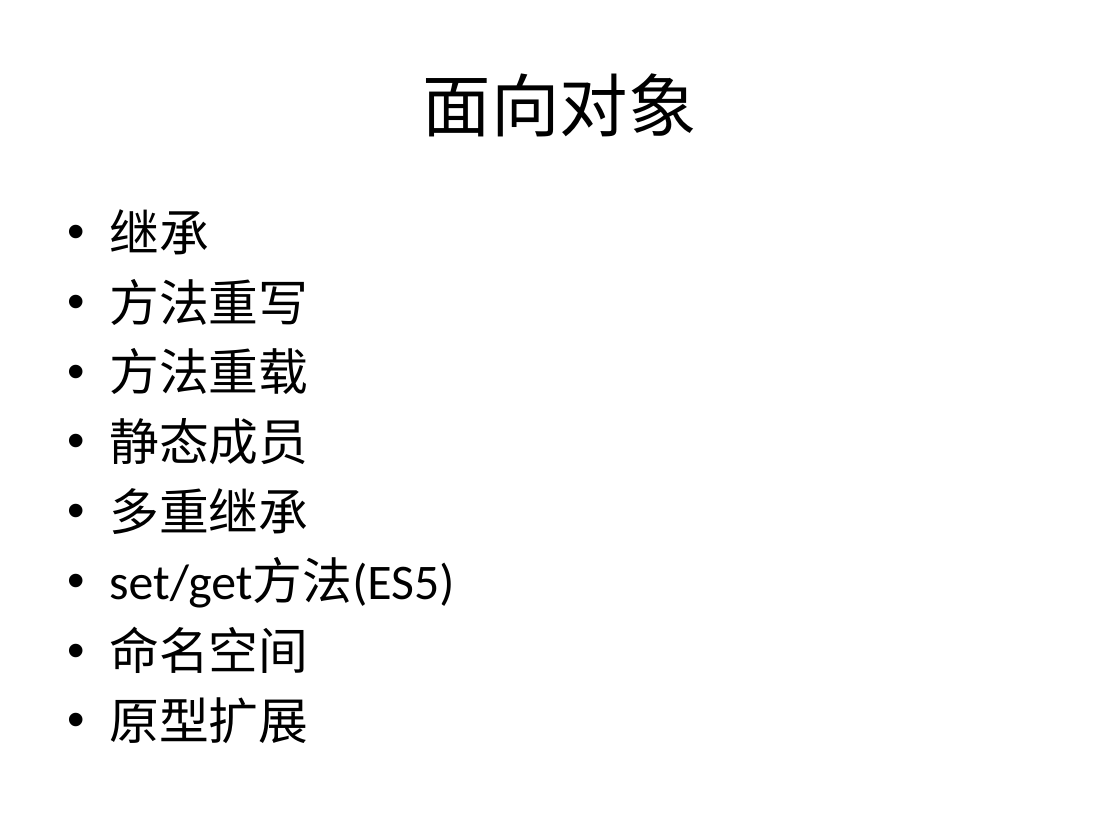
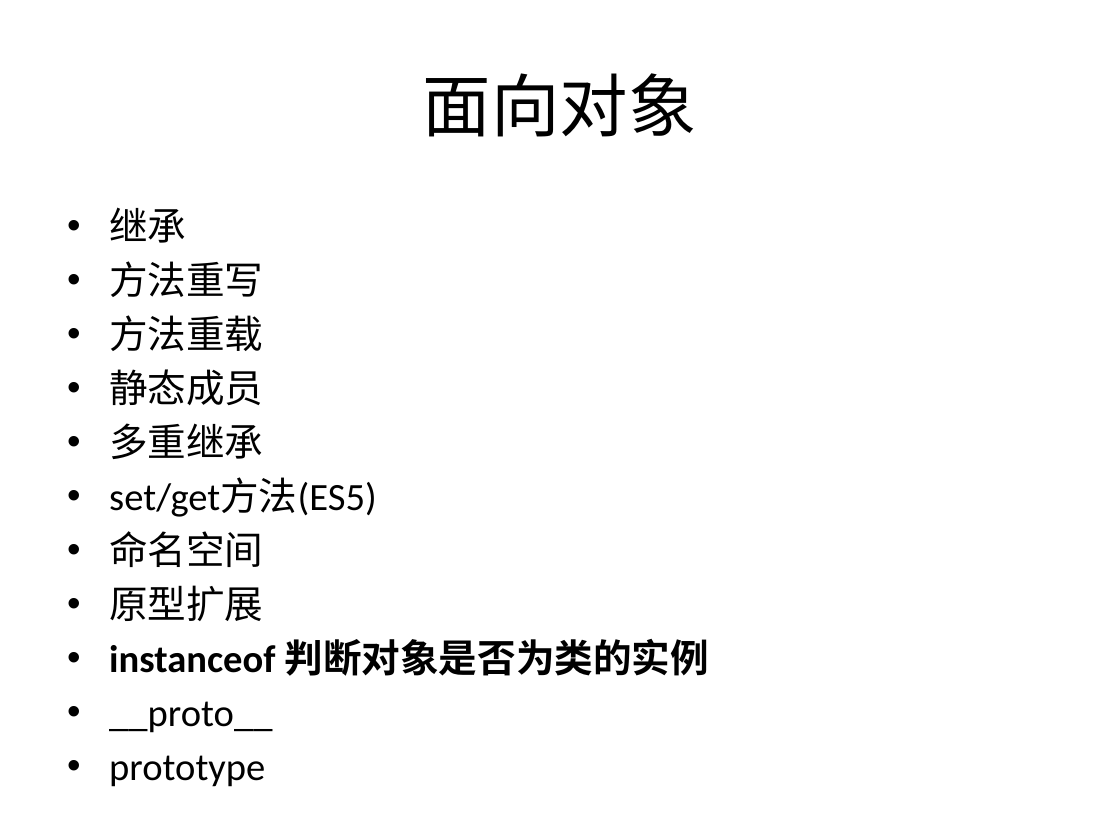
Before and after one commit to plter/HTML5Course20160612, a slide deck: slide 31 of Web前端教学记录.pptx. Drawn at 1120x840 pixels with LibreOffice and Linux fonts; fonts in the diff are those of the drawing. Boxes give left, top, right and bottom in pixels: in the first picture for what was removed or moved away, otherwise in the second. Text is boxed around its words. In the diff, an @@ line names an element or a change of style, - is before the commit and + after.

Commit message:
常用的4种面向对象的实现

```diff
--- a/Web前端教学记录.pptx
+++ b/Web前端教学记录.pptx
@@ text at bbox=[109, 207, 377, 621]: size 32 to 24.8 pt in "继承", "方法重写", "方法重载", "静态成员" and 4 more places; less space between paragraphs @@
@@ text at bbox=[109, 639, 710, 733]: paragraphs added @@
+• instanceof 判断对象是否为类的实例
+• __proto__
+• prototype
```
Also in this commit, not shown: 21 other files.
